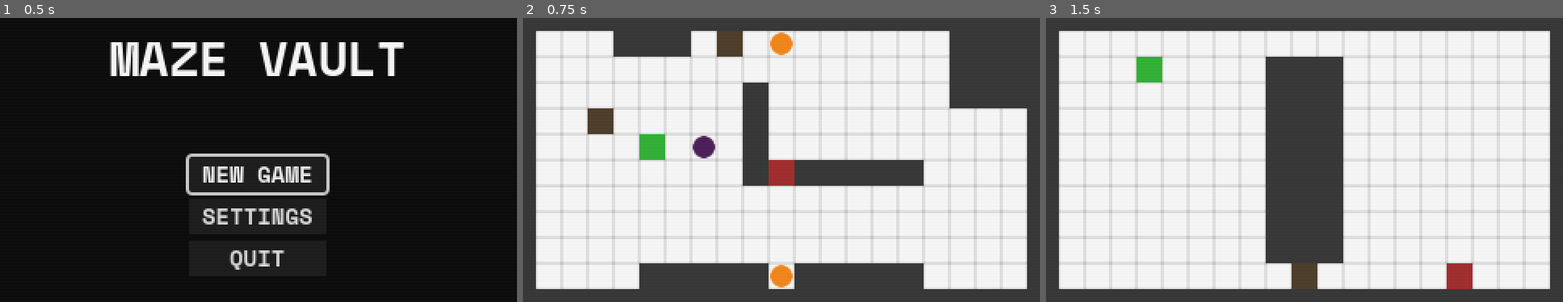
Above: before the commit, frames 1-3 (left to right).
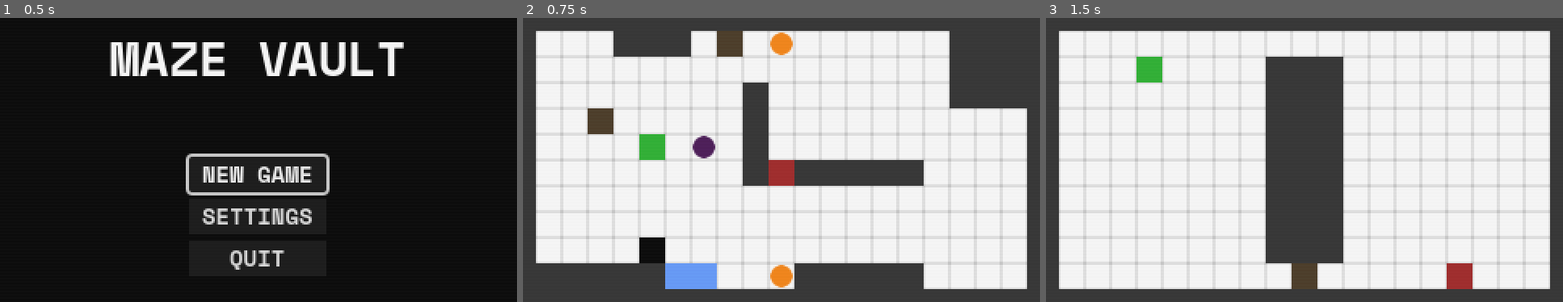
Above: after the commit, the same moments.

Repository: daredakke/maze-vault
Game: Godot game, scene res://scenes/game.tscn
Two runs of this game, one before a commit and one after it. Both use one fixed random seed, a clock stepped at 60 frames per second and the inputs below.
Inputs:
- Up to frame 1 (0.5 s): no input
- Up to frame 2 (0.75 s): click "NEW GAME" at 0.5 s
- Up to frame 3 (1.5 s): tap Enter (ui_accept) at 1.25 s; hold Right (right) from 1.28 s (still down); tap P (TEST_next_level) at 1.35 s

Frame 1 is identical in both runs. In frame 2, 4.1% of the frame differs, in the area x 2-48%, y 77-96%; in frame 3, nothing differs.

Commit message:
Voids and single-step tiles

Diff:
--- a/scenes/levels/level_test.tscn
+++ b/scenes/levels/level_test.tscn
@@ -1,10 +1,11 @@
-[gd_scene load_steps=7 format=3 uid="uid://dtixxrocq748g"]
+[gd_scene load_steps=8 format=3 uid="uid://dtixxrocq748g"]
 
 [ext_resource type="PackedScene" uid="uid://bh36j4ina3tjr" path="res://scenes/wall.tscn" id="1_cf2x5"]
 [ext_resource type="PackedScene" uid="uid://ciaf6xdrrx2v4" path="res://scenes/player.tscn" id="2_pv4xi"]
 [ext_resource type="PackedScene" uid="uid://c2uip3188o5lx" path="res://scenes/robot.tscn" id="3_8bq0y"]
 [ext_resource type="PackedScene" uid="uid://dop7wr7kmcvdl" path="res://scenes/box.tscn" id="4_6qvdd"]
 [ext_resource type="PackedScene" uid="uid://kohl4tehhnkq" path="res://scenes/floor_button.tscn" id="5_fvb3e"]
+[ext_resource type="PackedScene" uid="uid://315w6n1us2nl" path="res://scenes/void.tscn" id="5_hcod0"]
 [ext_resource type="PackedScene" uid="uid://ddx07vxha00k4" path="res://scenes/teleporter.tscn" id="5_trvfg"]
 
 [node name="LevelTest" type="Node2D"]
@@ -32,7 +33,7 @@
 scale = Vector2(5, 1)
 
 [node name="Wall6" parent="Walls" instance=ExtResource("1_cf2x5")]
-position = Vector2(112, 160)
+position = Vector2(48, 160)
 scale = Vector2(5, 1)
 
 [node name="Wall9" parent="Walls" instance=ExtResource("1_cf2x5")]
@@ -47,12 +48,12 @@
 position = Vector2(144, 80)
 scale = Vector2(1, 3)
 
+[node name="Wall11" parent="Walls" instance=ExtResource("1_cf2x5")]
+position = Vector2(288, 32)
+scale = Vector2(3, 3)
+
 [node name="Wall10" parent="Walls" instance=ExtResource("1_cf2x5")]
 position = Vector2(144, 48)
-
-[node name="Wall10" parent="Walls/Wall10" instance=ExtResource("1_cf2x5")]
-position = Vector2(144, -16)
-scale = Vector2(3, 3)
 
 [node name="Entities" type="Node2D" parent="."]
 
@@ -81,3 +82,16 @@
 
 [node name="FloorButton2" parent="Interactables" instance=ExtResource("5_fvb3e")]
 position = Vector2(160, 160)
+
+[node name="Floor" type="Node2D" parent="."]
+
+[node name="Void" parent="Floor" instance=ExtResource("5_hcod0")]
+position = Vector2(96, 160)
+is_one_step_tile = true
+
+[node name="Void2" parent="Floor" instance=ExtResource("5_hcod0")]
+position = Vector2(112, 160)
+is_one_step_tile = true
+
+[node name="Void3" parent="Floor" instance=ExtResource("5_hcod0")]
+position = Vector2(80, 144)
--- /dev/null
+++ b/scenes/void.tscn
@@ -0,0 +1,19 @@
+[gd_scene load_steps=3 format=3 uid="uid://315w6n1us2nl"]
+
+[ext_resource type="Script" path="res://scripts/void.gd" id="1_oc5wm"]
+[ext_resource type="Texture2D" uid="uid://bxgvlsltil3eq" path="res://assets/void-one-tile.png" id="2_mb3ny"]
+
+[node name="Void" type="Node2D"]
+script = ExtResource("1_oc5wm")
+
+[node name="Sprite2D" type="Sprite2D" parent="."]
+texture = ExtResource("2_mb3ny")
+hframes = 2
+
+[node name="StoodOnRay" type="RayCast2D" parent="."]
+target_position = Vector2(0, 0)
+hit_from_inside = true
+collide_with_areas = true
+
+[node name="CheckDelay" type="Timer" parent="."]
+wait_time = 0.05
--- /dev/null
+++ b/scripts/void.gd
@@ -0,0 +1,57 @@
+class_name Void
+extends Node2D
+
+
+@export var is_one_step_tile: bool = false
+
+var _wait_time: int = 5
+var _wait_count: int = 0
+var _delay_check: bool = false
+
+@onready var sprite_2d: Sprite2D = $Sprite2D
+@onready var stood_on_ray: RayCast2D = $StoodOnRay
+
+
+func _ready() -> void:
+	EventBus.level_reset.connect(reset)
+	EventBus.player_moved.connect(_start_check_delay)
+
+	if is_one_step_tile:
+		sprite_2d.frame = 1
+
+
+func _process(_delta: float) -> void:
+	if _delay_check:
+		_wait_count += 1
+
+		if _wait_count < _wait_time:
+			return
+
+		_check_if_stood_on()
+		_wait_count = 0
+		_delay_check = false
+
+
+func reset() -> void:
+	if is_one_step_tile:
+		sprite_2d.frame = 1
+
+
+func _start_check_delay() -> void:
+	_delay_check = true
+
+
+func _check_if_stood_on() -> void:
+	stood_on_ray.force_raycast_update()
+
+	if not stood_on_ray.is_colliding():
+		return
+
+	var collider := stood_on_ray.get_collider()
+
+	if collider is Entity:
+		if sprite_2d.frame == 1:
+			sprite_2d.frame = 0
+			print("BREAK")
+		else:
+			print("DED")
Binary file added: assets/void-one-tile.png
Not shown, added: assets/void-one-tile.png.import
